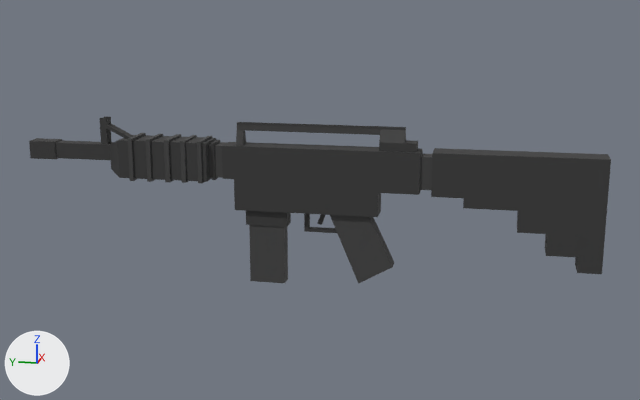
The OBJ model main/resources/assets/minelife/models/guns/M4A4.obj as it was, and as the next commit left it.
The view is the same before and after, from a 50 mm lens placed at (-22.45, -4.56, 8.33), pointed at (0.62, 0.06, 2.56). The axes (+X, +Y, +Z) are drawn at lower left. The lights are the same throughout. Where no turn or scale is listed for an object, it has been applied to the vertices. Vertices at the same position are counted once.

Objects in the first picture: 'M1A1_Cube.003'.
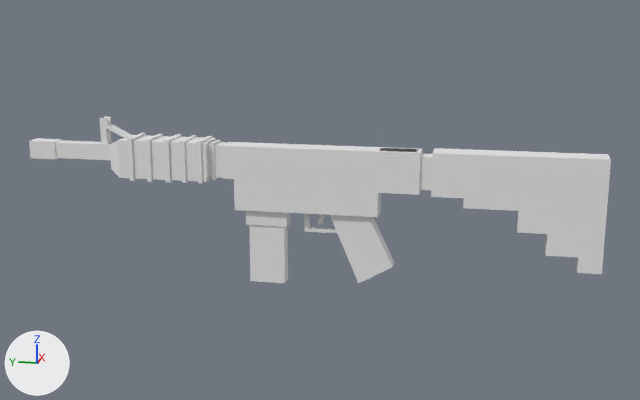
The newer file is also turned or shifted as a whole; pictures and numbers use the older file's frame.

Patch to the scene script:
```diff
--- a/main/resources/assets/minelife/models/guns/M4A4.obj.py
+++ b/main/resources/assets/minelife/models/guns/M4A4.obj.py
@@ mat_m4a1_001 @@
+mat_m4a1_001 = principled_material('M4A1.001')
+mat_m4a1_001.base_color = (0.8, 0.8, 0.8)  # white #e7e7e7
+mat_m4a1_001.roughness = 1.0
@@ mat_m4a1 @@
+mat_m4a1 = principled_material('M4A1')
+mat_m4a1.base_color = (0.8, 0.8, 0.8)  # white #e7e7e7
+mat_m4a1.roughness = 1.0
@@ me_m1a1_cube_003 @@
 # used by ob_m1a1_cube_003; location = (0.0, 0.0, 0.0)
-me_m1a1_cube_003.from_pydata(...)  # 1614 vertices, 3224 faces; spans x 0.0..1.0, y -7.4..8.4, z 0.2..4.7
+me_m1a1_cube_003.from_pydata(...)  # 1626 vertices, 3082 faces, 151 loose edges; spans x 0.0..1.0, y -7.4..8.4, z 0.2..4.7
+# me_m1a1_cube_003 part 1
+# 280 faces are deleted
+# 12 new vertices lie (0.0, 1.0, 0.0) away from vertices in x 0.3..0.7, y -2.7..-2.6, z 4.0
+# 151 loose edges are added
+# 130 new faces join them, mat_m4a1_001 (white #e7e7e7)
+# 8 new faces join them, mat_m4a1 (white #e7e7e7)
+# me_m1a1_cube_003 part 2: 2206 faces spanning x 0.0..1.0, y -7.4..8.4, z 0.3..4.7 switch from mat_material (picture img_m4a4_png) to mat_m4a1_001 (white #e7e7e7)
+# me_m1a1_cube_003 part 3: 734 faces spanning x 0.0..1.0, y -3.0..5.3, z 0.2..4.2 switch from mat_material (picture img_m4a4_png) to mat_m4a1 (white #e7e7e7)
```

Location of each change, [x1, y1, x2, y2] in pixels of the pictures (640 x 400 px; the box of a moved part takes in the faces that stretch with it):
part 1 of me_m1a1_cube_003, moved or reshaped: before [165, 122, 610, 262]; after [165, 139, 610, 262]
part 2 of me_m1a1_cube_003, recoloured (black to grey): [29, 116, 611, 274] in both
part 3 of me_m1a1_cube_003, recoloured (black to grey): [128, 133, 432, 284] in both
